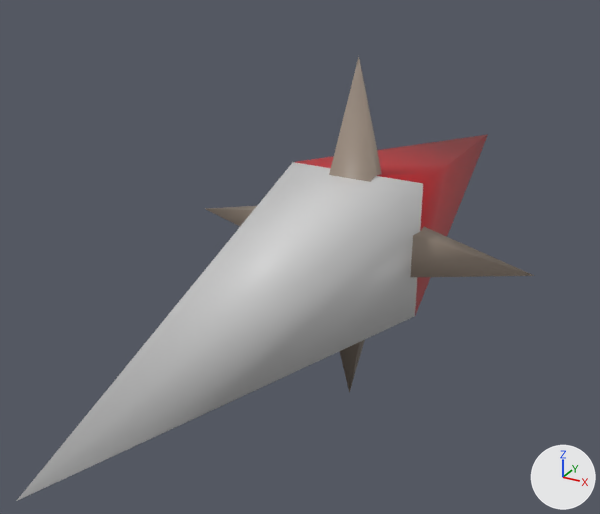
Before and after pictures for a commit that changed the FBX model BattlestationAntares/Battlestation Antares/Battlestation AntaresContent/Models/compass3.fbx.
Before and after are seen from a 50 mm camera at (0.00725, -0.01568, 0.00711) aimed at (-0.00097, -0.00072, -0.00037). Lighting does not change. The marker at lower right points along +X, +Y and +Z. Where no turn or scale is listed for an object, it has been applied to the vertices.
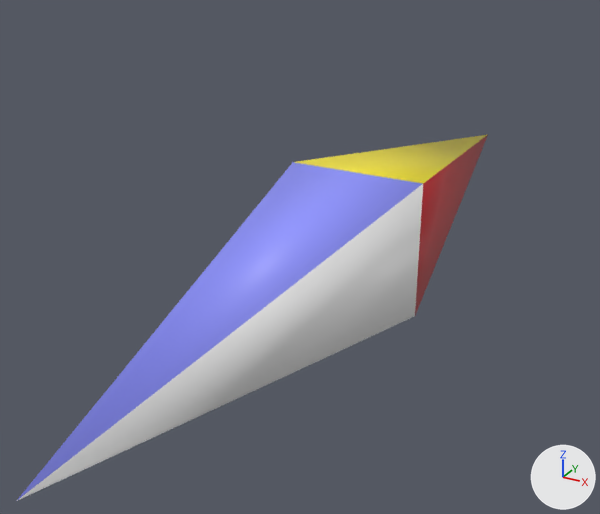
Edits to the bpy script that builds the scene:
```text
Change mat_material:
    mat_material.base_color: (0.627, 0.627, 0.627) -> (1.0, 1.0, 1.0)  # light grey #cfcfcf -> white #ffffff
Add mat_material_004:
    mat_material_004 = principled_material('Material_004')
    mat_material_004.base_color = (1.0, 0.854, 0.0223)  # yellow #ffee29
Add mat_material_003:
    mat_material_003 = principled_material('Material_003')
    mat_material_003.base_color = (0.275, 0.296, 0.985)  # blue #8f94fd
Change me_cube:
    used by ob_cube; location = (0.0, 0.0, 0.0)
    remove me_cube.from_pydata(...)  # 18 vertices, 24 faces; spans x -0.0041..0.0041, y -0.01..0.01, z -0.0041..0.0041
    remove me_cube.materials.append(mat_material_002)  # brown #9c8d80
    add me_cube.from_pydata(...)  # 6 vertices, 8 faces; spans x -0.0016..0.0016, y -0.01..0.01, z -0.0016..0.0016
    me_cube part 1: the loose piece of 6 vertices spanning x -0.0041..0.0041, y -0.0005..0.0005, z -0.0008..0.0008 is deleted
    me_cube part 2: the loose piece of 6 vertices spanning x -0.0008..0.0008, y -0.0005..0.0005, z -0.0041..0.0041 is deleted
    me_cube part 3: 2 faces spanning x -0.0016..0.0016, y -0.01..0.0, z -0.0016..0.0016 switch from mat_material (light grey #cfcfcf) to mat_material_003 (blue #8f94fd)
    me_cube part 4: 2 faces spanning x -0.0016..0.0016, y 0.0..0.01, z -0.0016..0.0016 switch from mat_material_001 (red #c30017) to mat_material_004 (yellow #ffee29)
```

Changed parts and their boxes [x1, y1, x2, y2] in the pictures (600 x 514 px):
'Cube', recoloured, reshaped (9% narrower, 18% shorter): before [17, 57, 534, 501]; after [17, 135, 488, 501]
part 1 of me_cube, deleted (brown): before [205, 206, 534, 277]
part 2 of me_cube, deleted: before [329, 57, 382, 393]
part 3 of me_cube, recoloured (grey to blue): [17, 162, 423, 500] in both
part 4 of me_cube, recoloured (red to yellow): [295, 135, 487, 183] in both
